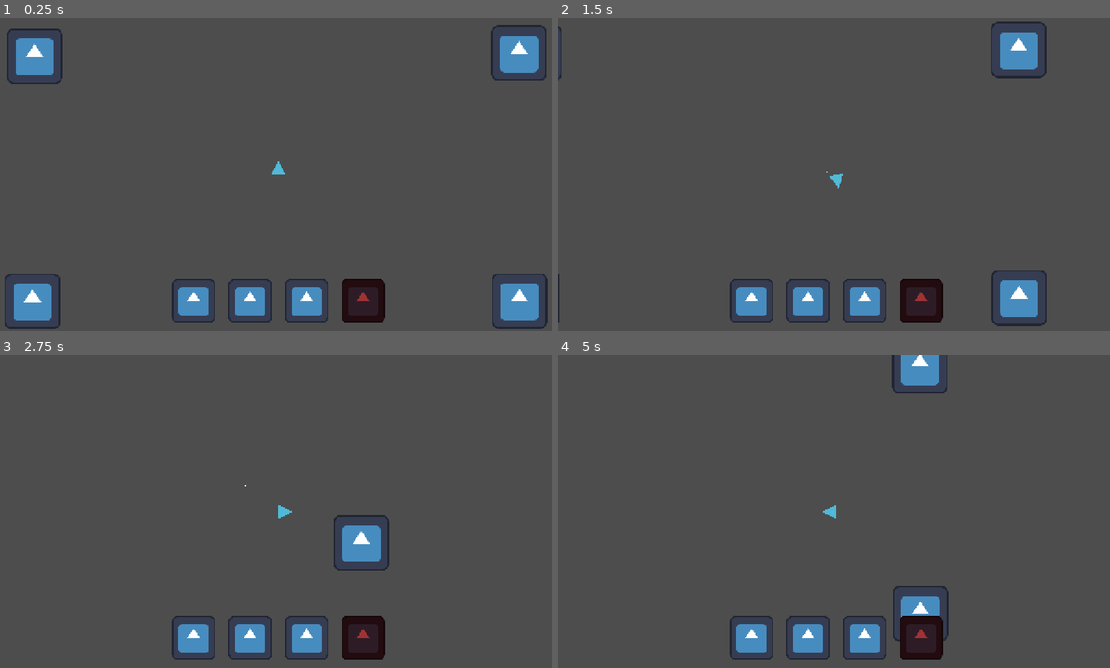
Above: before the commit, frames 1-4 (two rows, left to right).
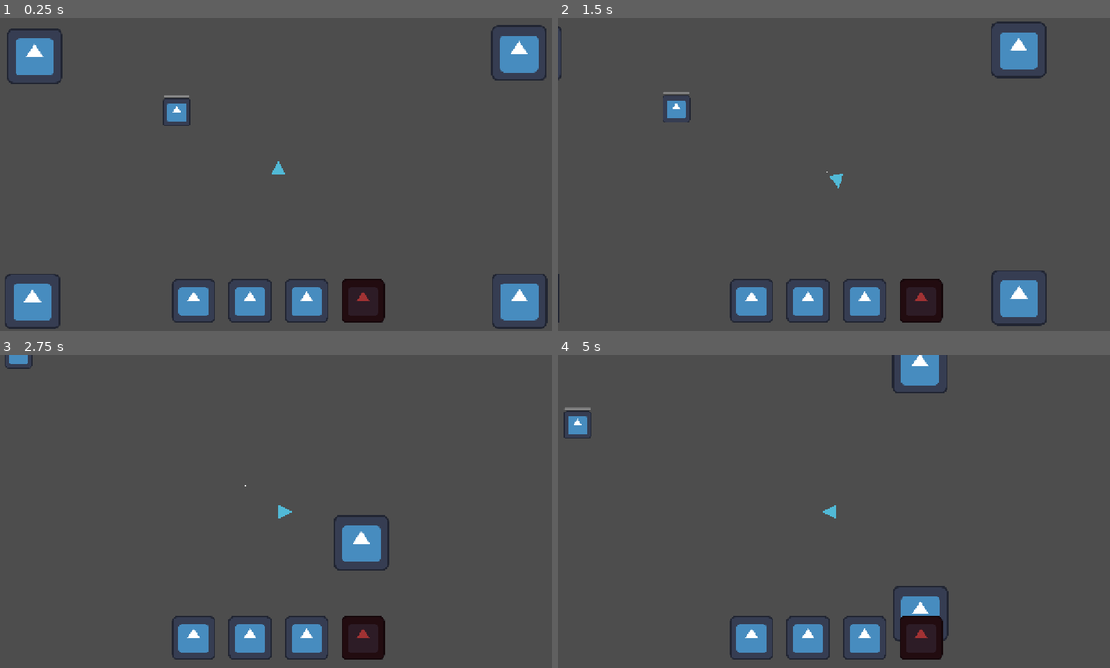
Above: after the commit, the same moments.

Repository: symbol24/shmup_roguelite
Game: Godot game, scene res://Scene/Levels/level.tscn
Same seed, same stepped clock (60 frames per second), same inputs: the game is played once before the commit and once after it. The engine's default icon, where the game draws it, is replaced by a stand-in: a white triangle on a blue panel in a dark square.
Inputs:
- Up to frame 1 (0.25 s): no input
- Up to frame 2 (1.5 s): tap Enter at 0.5 s; hold D (right) 0.53-1.28 s; hold S (down) from 1.28 s (still down)
- Up to frame 3 (2.75 s): release S (down) at 2.03 s; hold D (right) from 2.03 s (still down)
- Up to frame 4 (5 s): release D (right) at 2.78 s; hold W (up) 2.78-3.53 s; hold A (left) from 3.53 s (still down)

The runs differ from the first frame. In frame 1, 0.3% of the frame differs, in the area x 29-35%, y 24-35%; in frame 2, 0.3%; in frame 3, 0.1%; in frame 4, 0.3%.

Commit message:
small fixes and target

Diff:
--- a/Code/Autoloads/signal_bus.gd
+++ b/Code/Autoloads/signal_bus.gd
@@ -7,3 +7,7 @@
 
 # Ship
 signal ShipReady(ship:Ship)
+
+
+# UI
+signal DamageNumber(damage:Damage, pos:Vector2)
--- a/Code/Projectiles/projectile.gd
+++ b/Code/Projectiles/projectile.gd
@@ -3,6 +3,7 @@
 
 var direction:Vector2 = Vector2.UP
 var life_timer:float = 0.0
+var pierce_count:float = 1
 
 
 func _ready() -> void:
@@ -29,10 +30,11 @@
 	if pos != Vector2.ZERO:
 		global_position = pos
 		origin = pos
-	scale *= 1 + data.proj_projectile_size + attack_owner.data.projectile_size
+	scale *= 1 + data.proj_projectile_size + attack_owner.data.projectile_size if attack_owner is Ship else 1
 	rotation = rot
 	direction = direction.rotated(rotation)
 	life_timer = data.projectile_life_time
+	pierce_count = data.proj_pierce_count + attack_owner.data.projectile_peirce_count if attack_owner is Ship else data.projectile_peirce_count
 
 
 func get_damage() -> Damage:
@@ -41,7 +43,7 @@
 	var cc:float = data.proj_crit_chance + attack_owner.data.crit_chance
 	if cc_check <= cc:
 		damage.is_critical = true
-	var cd:float = 1.0 + data.proj_crit_damage + attack_owner.data.crit_dama if damage.is_critical else 1.0
+	var cd:float = 1.0 + data.proj_crit_damage + attack_owner.data.crit_damage if damage.is_critical else 1.0
 	damage.value = (data.proj_damage + attack_owner.data.damage) * cd
 	damage.type = data.proj_damage_type
 	damage.sub_types = data.proj_sub_damage_types.duplicate(true)
@@ -53,4 +55,5 @@
 
 
 func _on_body_entered(_body:Node2D) -> void:
-	pass
+	if not _body is Target:
+		destroy_self()
--- a/Code/Ship/Actions/projectile_shoot_data.gd
+++ b/Code/Ship/Actions/projectile_shoot_data.gd
@@ -16,6 +16,7 @@
 @export var proj_crit_damage:float = 0.0
 @export var proj_damage_type:Enums.Damage_Type
 @export var proj_sub_damage_types:Array[Enums.Damage_Sub_Type]
+@export var proj_pierce_count:float = 1.0
 
 @export_group("Moving")
 @export var speed:float = 1000.0
--- a/Code/Ship/ship_data.gd
+++ b/Code/Ship/ship_data.gd
@@ -64,6 +64,8 @@
 	get: return base_crit_chance + _get_value_from_run_upgrades(&"crit_chance") + _get_value_from_run_upgrades(&"crit_chance")
 var crit_damage:float:
 	get: return base_crit_damage + _get_value_from_run_upgrades(&"crit_damage") + _get_value_from_run_upgrades(&"crit_damage")
+var projectile_peirce_count:float:
+	get: return _get_value_from_run_upgrades(&"projectile_peirce_count") + _get_value_from_run_upgrades(&"projectile_peirce_count")
 
 # Defenses
 var current_armor:float
--- /dev/null
+++ b/Code/Stuff/target.gd
@@ -0,0 +1,26 @@
+class_name Target extends StaticBody2D
+
+@export var max_hp:float = 100.0
+
+@onready var hp_bar: ProgressBar = %hp_bar
+
+var current_hp:float:
+	set(value):
+		current_hp = value
+		hp_bar.value = current_hp / max_hp
+
+
+func _ready() -> void:
+	current_hp = max_hp
+
+
+func receive_damage(damage:Damage) -> void:
+	var value:float = damage.value
+	if value > current_hp: value = current_hp
+	current_hp -= value
+	Signals.DamageNumber.emit(damage, global_position)
+	if current_hp <= 0.0: _death_cycle()
+
+
+func _death_cycle() -> void:
+	current_hp = max_hp
--- a/Code/Utilities/hit_box.gd
+++ b/Code/Utilities/hit_box.gd
@@ -1,24 +1,29 @@
 class_name HitBox extends Area2D
 
 
-var parent:RigidBody2D
+@export var receive_delay:float = 0.1
+
+var parent:Node2D
 var can_receive:bool = true
 
 
 func _ready() -> void:
+	area_entered.connect(_area_entered)
 	parent = get_parent()
 
 
-func area_entered(area:Area2D) -> void:
+func _area_entered(area:Area2D) -> void:
 	if can_receive and area.has_method("get_damage"):
 		if parent.has_method("receive_damage"):
 			parent.receive_damage(area.get_damage())
+			if area.has_method("destroy_self"): area.destroy_self()
 			_toggle_receive()
 
 
 func _toggle_receive() -> void:
 	if can_receive:
-		can_receive = false
-		get_tree().create_timer(0.1).timeout.connect(_toggle_receive)
+		if receive_delay > 0.0:
+			can_receive = false
+			get_tree().create_timer(receive_delay).timeout.connect(_toggle_receive)
 	else:
 		can_receive = true
--- a/Data/Ships/PelletShip/pellet_ship_base_attack_data.tres
+++ b/Data/Ships/PelletShip/pellet_ship_base_attack_data.tres
@@ -6,7 +6,7 @@
 script = ExtResource("1_78o88")
 projectile_uid = "uid://dmo1du4xhvb28"
 proj_type = 0
-proj_damage = 1.0
+proj_damage = 5.0
 proj_count_per_attack = 1
 delay_between_proj = 0.1
 proj_attack_speed = 3.0
--- a/Data/Ships/PelletShip/pellet_ship_missle_barrage_data.tres
+++ b/Data/Ships/PelletShip/pellet_ship_missle_barrage_data.tres
@@ -6,7 +6,7 @@
 script = ExtResource("1_w78ul")
 projectile_uid = "uid://debuqe6n2p4j2"
 proj_type = 0
-proj_damage = 5.0
+proj_damage = 7.5
 proj_count_per_attack = 10
 delay_between_proj = 0.1
 proj_attack_speed = 1.0
@@ -15,6 +15,7 @@
 proj_crit_damage = 0.2
 proj_damage_type = 3
 proj_sub_damage_types = Array[int]([])
+proj_pierce_count = 1.0
 speed = 400.0
 life_time_distance = 400000.0
 length = 100.0
--- a/Scene/Levels/level.tscn
+++ b/Scene/Levels/level.tscn
@@ -1,8 +1,9 @@
-[gd_scene load_steps=4 format=3 uid="uid://cage0tp3burol"]
+[gd_scene load_steps=5 format=3 uid="uid://cage0tp3burol"]
 
 [ext_resource type="PackedScene" uid="uid://c8d4yp471gdr7" path="res://Scene/Ship/pellet_ship.tscn" id="2_61dc2"]
 [ext_resource type="Texture2D" uid="uid://di7vgrdu84bu6" path="res://icon.svg" id="2_a2nb1"]
 [ext_resource type="Script" uid="uid://h3syceewdphi" path="res://Code/UI/PlayerUi/action_ui.gd" id="2_ahbjf"]
+[ext_resource type="PackedScene" uid="uid://c7t5se1mt37bc" path="res://Scene/Stuff/target.tscn" id="4_ahbjf"]
 
 [node name="Level" type="Node2D" groups=["level"]]
 
@@ -93,3 +94,6 @@
 [node name="PelletShip" parent="." instance=ExtResource("2_61dc2")]
 position = Vector2(642, 359)
 debug_spawn = true
+
+[node name="target" parent="." instance=ExtResource("4_ahbjf")]
+position = Vector2(408, 215)
--- a/Scene/Projectile/pellet_ship_missile.tscn
+++ b/Scene/Projectile/pellet_ship_missile.tscn
@@ -7,6 +7,8 @@
 size = Vector2(12, 50)
 
 [node name="PelletShipMissile" type="Area2D"]
+collision_layer = 4
+collision_mask = 8
 script = ExtResource("1_ot2gq")
 metadata/_custom_type_script = "uid://p5fdl7f2epib"
 
--- a/Scene/Ship/pellet_ship.tscn
+++ b/Scene/Ship/pellet_ship.tscn
@@ -19,6 +19,7 @@
 
 [node name="PelletShip" type="RigidBody2D"]
 process_mode = 1
+top_level = true
 collision_layer = 2
 gravity_scale = 0.0
 linear_damp = 0.3
--- /dev/null
+++ b/Scene/Stuff/target.tscn
@@ -0,0 +1,43 @@
+[gd_scene load_steps=6 format=3 uid="uid://c7t5se1mt37bc"]
+
+[ext_resource type="Texture2D" uid="uid://di7vgrdu84bu6" path="res://icon.svg" id="1_4lywa"]
+[ext_resource type="Script" uid="uid://cr15h1348hkq3" path="res://Code/Stuff/target.gd" id="1_q2xcy"]
+[ext_resource type="Script" uid="uid://2chbv1gcgea1" path="res://Code/Utilities/hit_box.gd" id="2_a5cam"]
+
+[sub_resource type="CircleShape2D" id="CircleShape2D_4lywa"]
+radius = 32.0156
+
+[sub_resource type="CircleShape2D" id="CircleShape2D_q2xcy"]
+radius = 31.0
+
+[node name="target" type="StaticBody2D"]
+collision_layer = 9
+collision_mask = 11
+script = ExtResource("1_q2xcy")
+
+[node name="object_collider" type="CollisionShape2D" parent="."]
+shape = SubResource("CircleShape2D_4lywa")
+
+[node name="Sprite2D" type="Sprite2D" parent="."]
+scale = Vector2(0.5, 0.5)
+texture = ExtResource("1_4lywa")
+
+[node name="HitBox" type="Area2D" parent="."]
+collision_layer = 8
+collision_mask = 4
+script = ExtResource("2_a5cam")
+receive_delay = 0.0
+metadata/_custom_type_script = "uid://2chbv1gcgea1"
+
+[node name="hit_collider" type="CollisionShape2D" parent="HitBox"]
+shape = SubResource("CircleShape2D_q2xcy")
+
+[node name="hp_bar" type="ProgressBar" parent="."]
+unique_name_in_owner = true
+custom_minimum_size = Vector2(50, 3)
+offset_left = -30.0
+offset_top = -39.0
+offset_right = 30.0
+offset_bottom = -35.0
+max_value = 1.0
+show_percentage = false
Not shown, added: Code/Stuff/target.gd.uid
